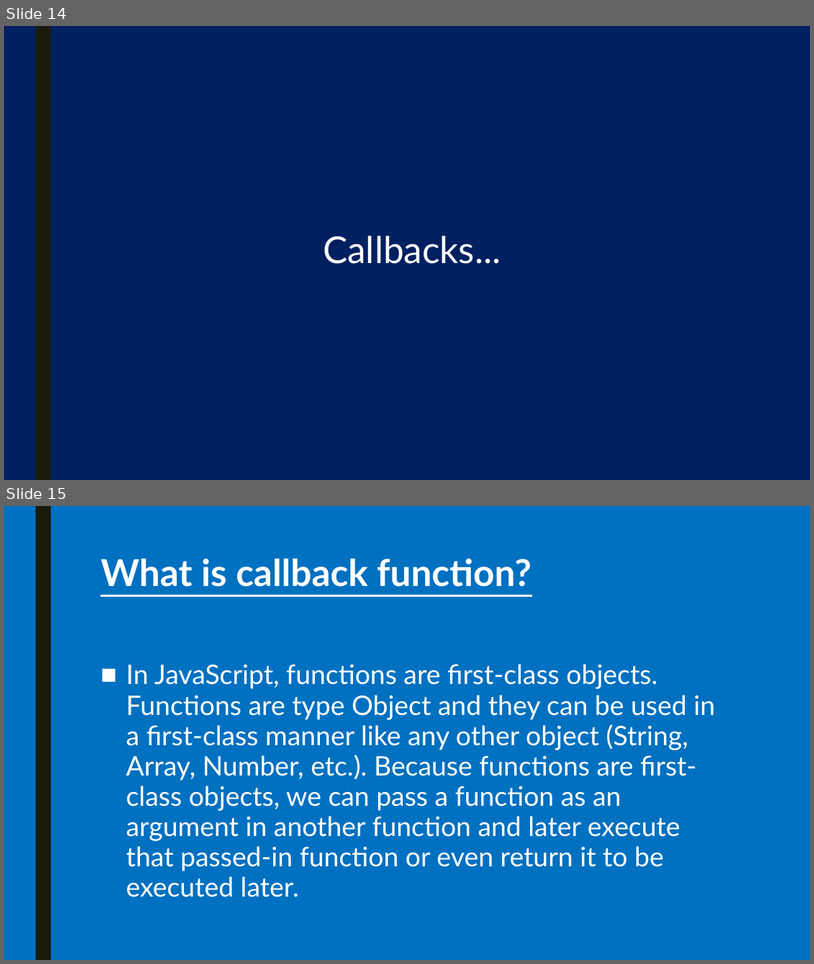
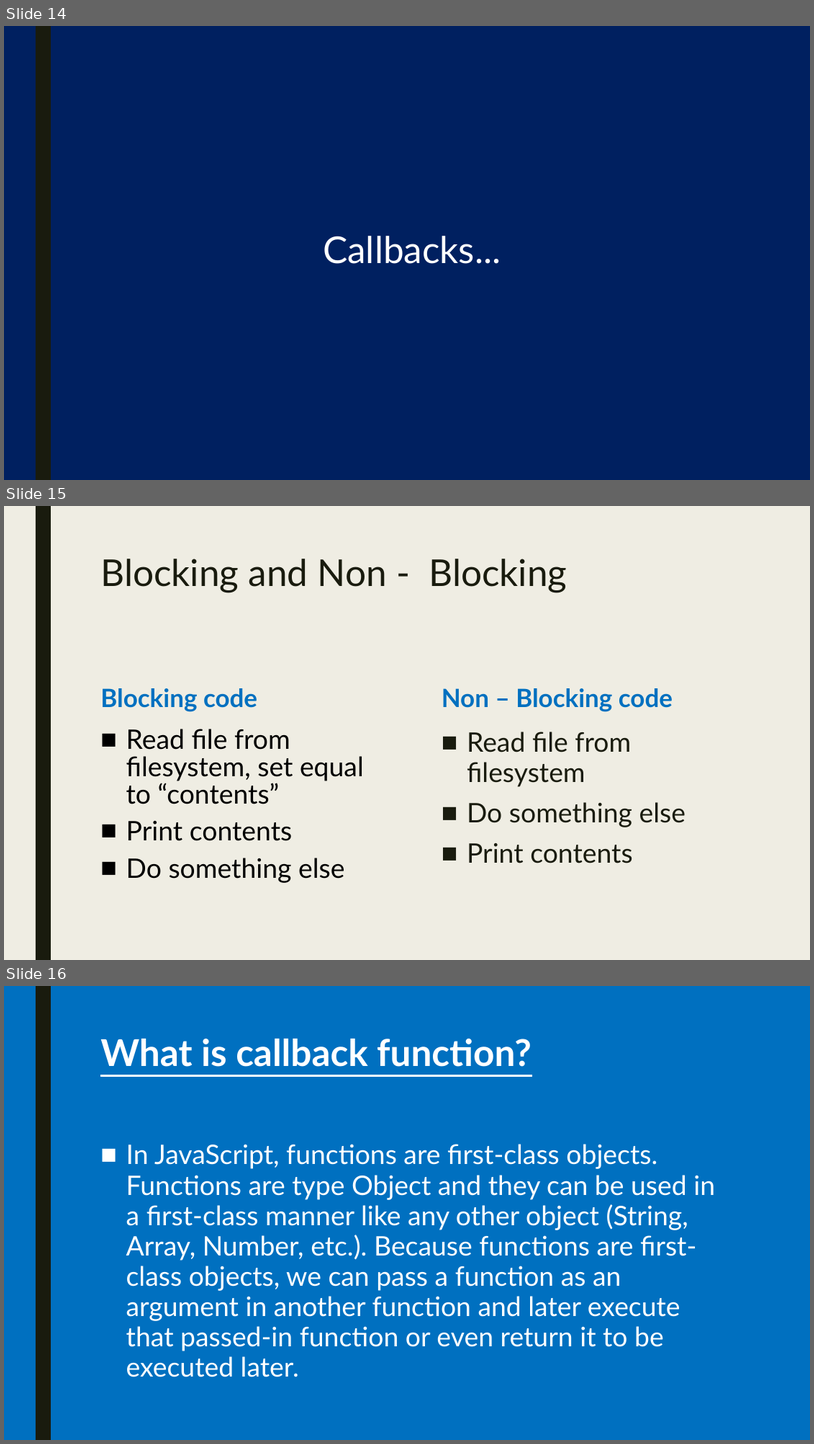
Before and after one commit to pkyurkchiev/mean-stack, a slide deck: presentations/nodeJS.pptx. Shown one above the other, each under a label of ours: slides 14 and 15 before the commit, slides 14, 15 and 16 after it. The pictures are 814x964 and 814x1444 pixels, drawn with LibreOffice and Linux fonts; fonts in the diff are those of the drawing. Boxes give left, top, right and bottom in pixels: in the first picture for what was removed or moved away, otherwise in the second. Text is boxed around its words. In the diff, an @@ line names an element or a change of style, - is before the commit and + after.

```diff
--- a/presentations/nodeJS.pptx
+++ b/presentations/nodeJS.pptx
@@ slide 15 added at (x1=4, y1=506, x2=810, y2=960), background #EFEDE3; not listed: 1 template element that a slide beside it also shows @@
@@ title added at (x1=100, y1=559, x2=567, y2=592), 44 pt, text #191B0E @@
+Blocking and Non - Blocking
@@ text added at (x1=100, y1=688, x2=257, y2=712), 30 pt, text #0070C0, bold @@
+Blocking code
@@ text added at (x1=442, y1=688, x2=673, y2=712), 30 pt, text #0070C0, bold @@
+Non – Blocking code
@@ text added at (x1=126, y1=728, x2=364, y2=883), 32 pt, text #000000 @@
+■ Read file from filesystem, set equal to “contents”
+■ Print contents
+■ Do something else
@@ text added at (x1=467, y1=731, x2=686, y2=863), 32 pt, text #191B0E @@
+■ Read file from filesystem
+■ Do something else
+■ Print contents
@@ what was slide 15 is now slide 16 @@
```
Also in this commit, not shown: 3 slides changed, 1 other slide added, 1 slide removed, 2 other files.
